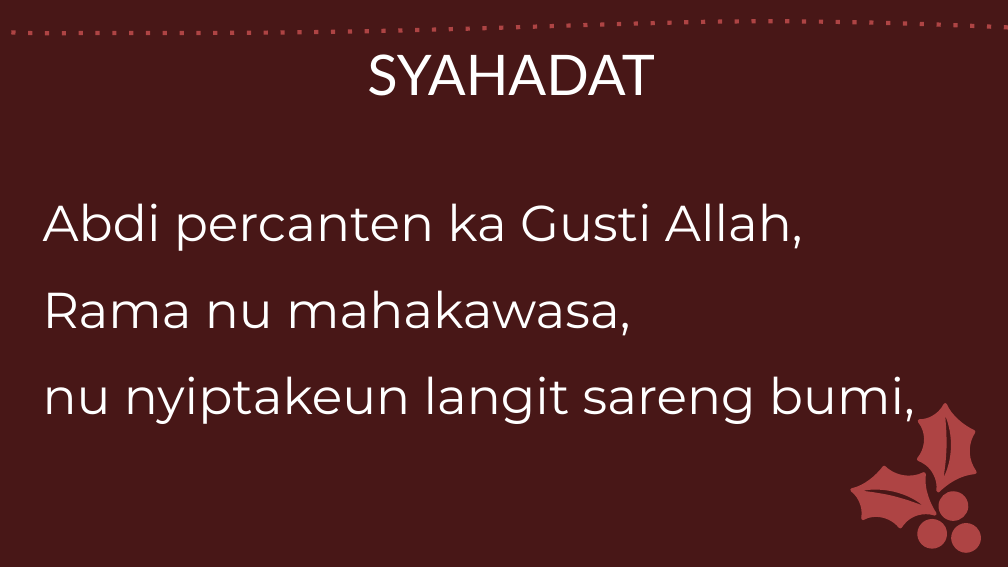
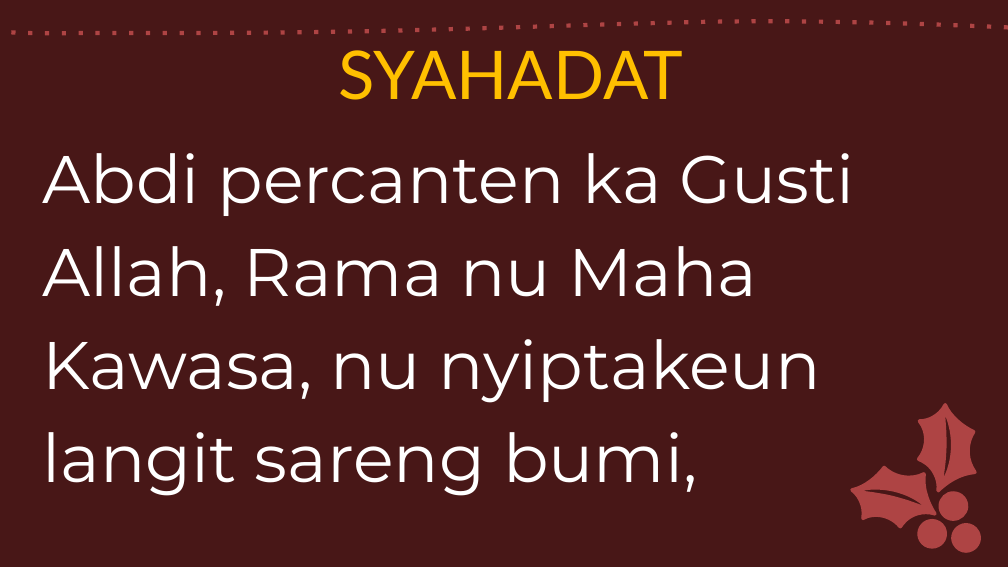
Before and after one commit to laurensius/Slide_Misa_KRC, a slide deck: slide 27 of 2020 12 tanggal 26 - 27/Misa Pesta Keluarga Kudus -Sunda.pptx (slide 30 before the commit). Drawn at 1008x567 pixels with LibreOffice and Linux fonts; fonts in the diff are those of the drawing. Boxes give left, top, right and bottom in pixels: in the first picture for what was removed or moved away, otherwise in the second. Text is boxed around its words. In the diff, an @@ line names an element or a change of style, - is before the commit and + after.

```diff
--- a/2020 12 tanggal 26 - 27/Misa Pesta Keluarga Kudus -Sunda.pptx
+++ b/2020 12 tanggal 26 - 27/Misa Pesta Keluarga Kudus -Sunda.pptx
@@ text "SYAHADAT" at (x1=339, y1=50, x2=684, y2=100): size 40 to 48 pt, text colour #FFFFFF to #FFC000 @@
@@ text at (x1=43, y1=153, x2=854, y2=496): text changed; size 36 to 48 pt @@
-Abdi percanten ka Gusti Allah,
-Rama nu mahakawasa,
-nu nyiptakeun langit sareng bumi,
+Abdi percanten ka Gusti Allah, Rama nu Maha Kawasa, nu nyiptakeun langit sareng bumi,
```
Also in this commit, not shown: 68 other slides changed, 7 slides added, 7 slides removed, 5 other files.
